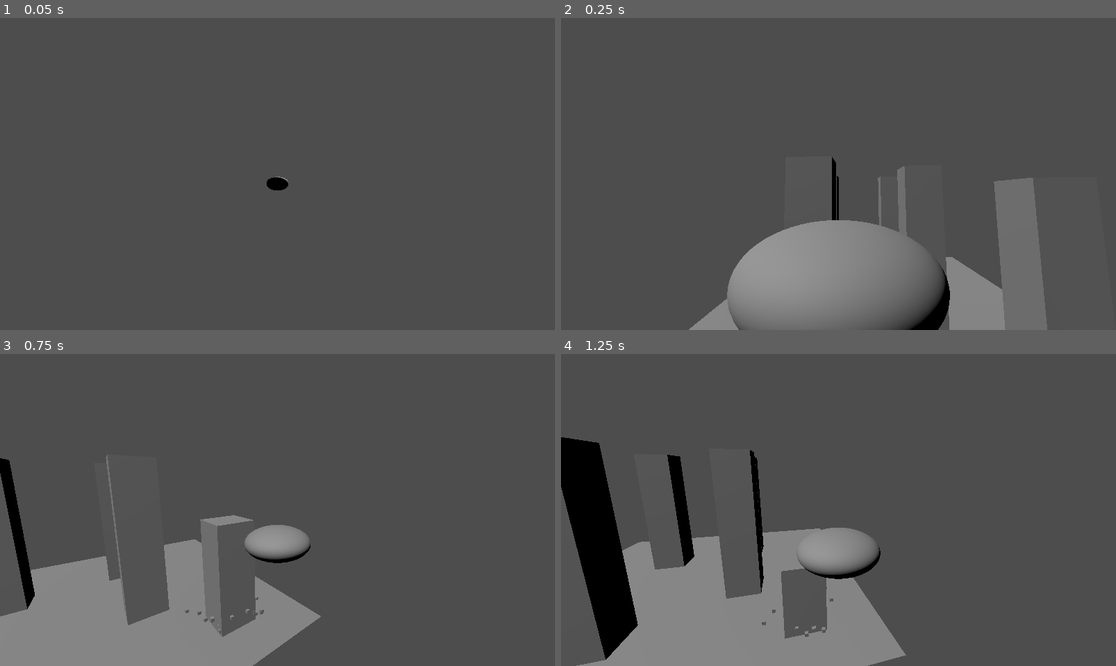
Above: before the commit, frames 1-4 (two rows, left to right).
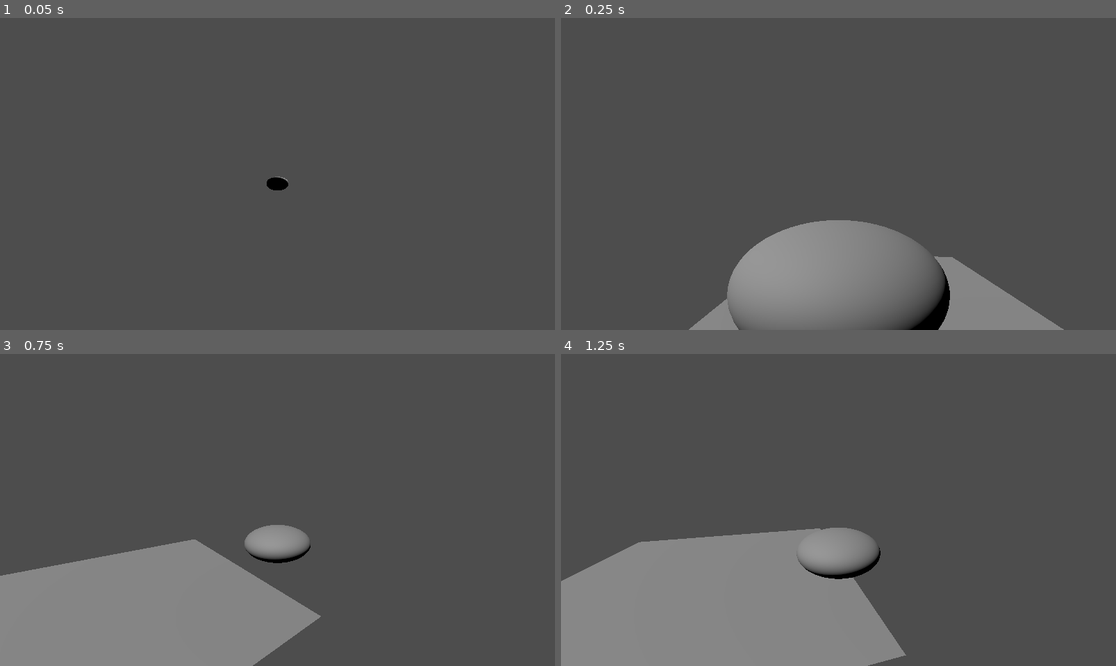
Above: after the commit, the same moments.

Repository: BSU-destroy-the-world/destroy_the_world
Game: Godot game, scene res://world_1/world_1.tscn
The game is run twice, just before and just after one commit, with the same random seed, the same clock (stepped at 60 frames per second) and the same inputs.
Inputs:
- Up to frame 1 (0.05 s): no input
- Up to frame 2 (0.25 s): no input
- Up to frame 3 (0.75 s): hold D (move_right) from 0.53 s (still down); tap X (dodge) at 0.6 s
- Up to frame 4 (1.25 s): keep holding D (move_right)

Frame 1 is identical in both runs. In frame 2, 3.7% of the frame differs, in the area x 48-91%, y 44-100%; in frame 3, 5.2%; in frame 4, 11%, in the area x 0-50%, y 26-100%.

Commit message:
Textured Building

Diff:
--- a/project/building/building.tscn
+++ b/project/building/building.tscn
@@ -1,6 +1,10 @@
-[gd_scene load_steps=8 format=3 uid="uid://bk8n1ede05bb0"]
+[gd_scene load_steps=10 format=3 uid="uid://bk8n1ede05bb0"]
 
 [ext_resource type="Script" path="res://building/building.gd" id="1_dootp"]
+[ext_resource type="Texture2D" uid="uid://cis0opdvai2iw" path="res://building/buildingtexture.jpg" id="2_jcov5"]
+
+[sub_resource type="StandardMaterial3D" id="StandardMaterial3D_xbh8u"]
+albedo_texture = ExtResource("2_jcov5")
 
 [sub_resource type="BoxMesh" id="BoxMesh_egh40"]
 size = Vector3(5, 22, 5)
@@ -93,12 +97,24 @@
 
 [node name="MeshInstance3D" type="MeshInstance3D" parent="StaticBody3D"]
 transform = Transform3D(1, 0, 0, 0, 1, 0, 0, 0, 1, 0, 11, 0)
+material_override = SubResource("StandardMaterial3D_xbh8u")
 mesh = SubResource("BoxMesh_egh40")
 skeleton = NodePath("../..")
 
 [node name="CollisionShape3D" type="CollisionShape3D" parent="StaticBody3D"]
 transform = Transform3D(1, 0, 0, 0, 1, 0, 0, 0, 1, 0, 11, 0)
 shape = SubResource("ConvexPolygonShape3D_hfv4r")
+
+[node name="TextureRect" type="TextureRect" parent="StaticBody3D"]
+offset_right = 40.0
+offset_bottom = 40.0
+expand_mode = 2
+stretch_mode = 1
+
+[node name="Buildingtexture" type="Sprite2D" parent="StaticBody3D"]
+position = Vector2(21.125, 42.5)
+scale = Vector2(0.217249, 0.368182)
+texture = ExtResource("2_jcov5")
 
 [node name="CPUParticles3D" type="CPUParticles3D" parent="."]
 emitting = false
